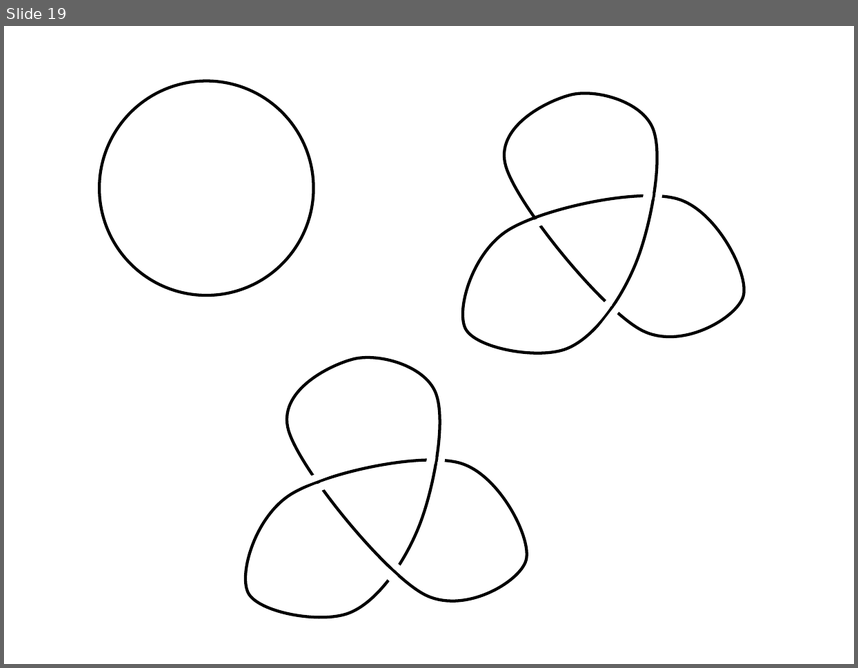
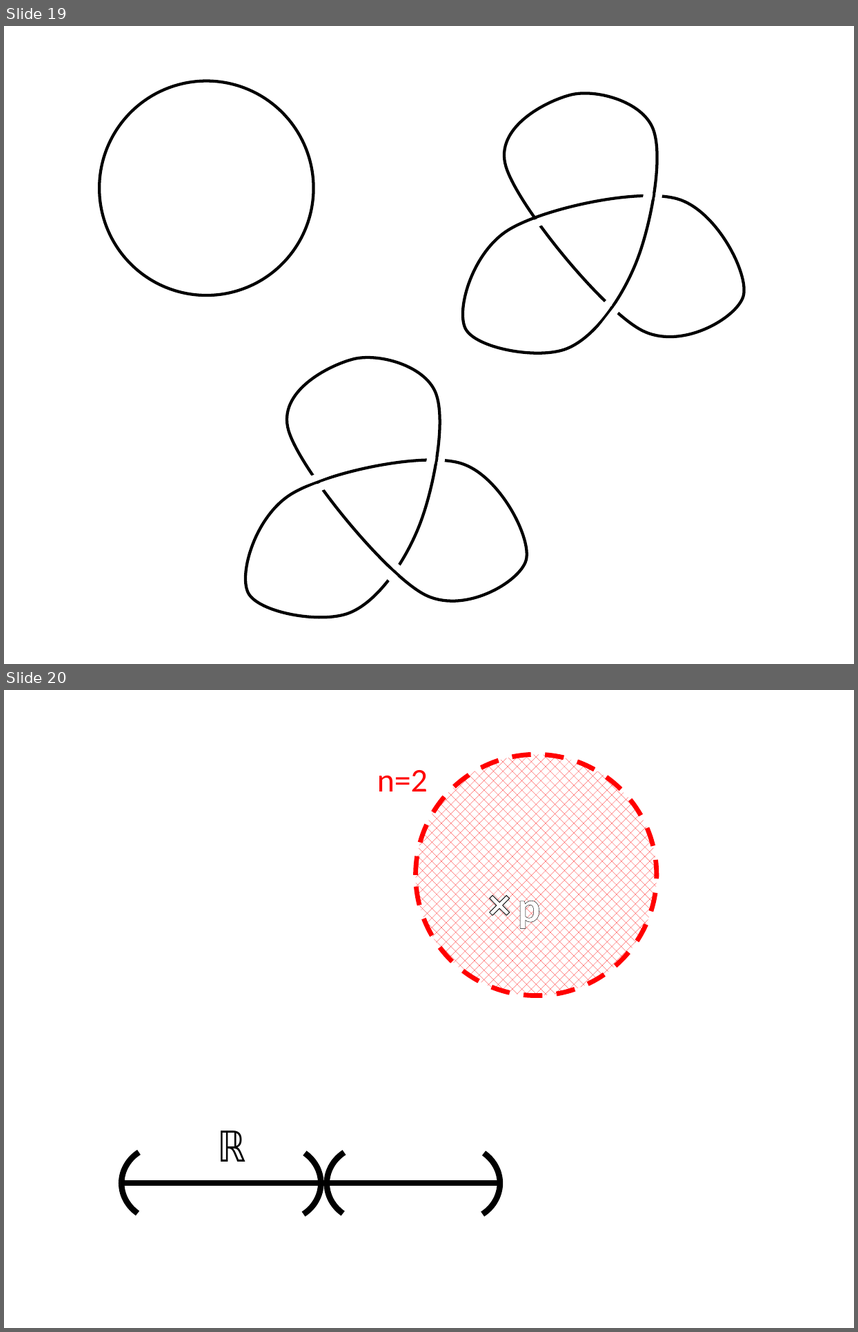
Before and after one commit to lutteropp/GeoTopo, a slide deck: images/Bilder.pptx. Shown one above the other, each under a label of ours: slide 19 before the commit, slides 19 and 20 after it. The pictures are 858x668 and 858x1332 pixels, drawn with LibreOffice and Linux fonts; fonts in the diff are those of the drawing. Boxes give left, top, right and bottom in pixels: in the first picture for what was removed or moved away, otherwise in the second. Text is boxed around its words. In the diff, an @@ line names an element or a change of style, - is before the commit and + after.

```diff
--- a/images/Bilder.pptx
+++ b/images/Bilder.pptx
@@ slide 20 added at [4,690,854,1328], background #FFFFFF @@
@@ group added at [377,755,656,995]: 2 texts, 1 ellipse, 1 plus @@
+p
+n=2
@@ group added at [121,1130,500,1222]: 4 arc (boxed as its full ellipse)s, 1 text, 1 line @@
+ℝ
```
Also in this commit, not shown: 3 other slides added, 5 other files.
